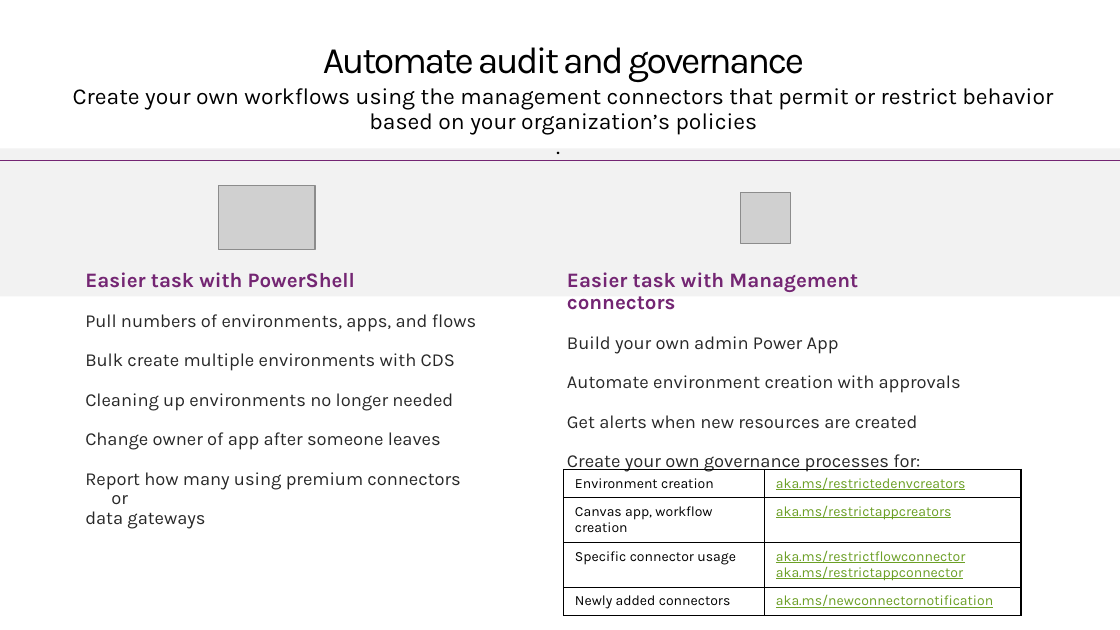
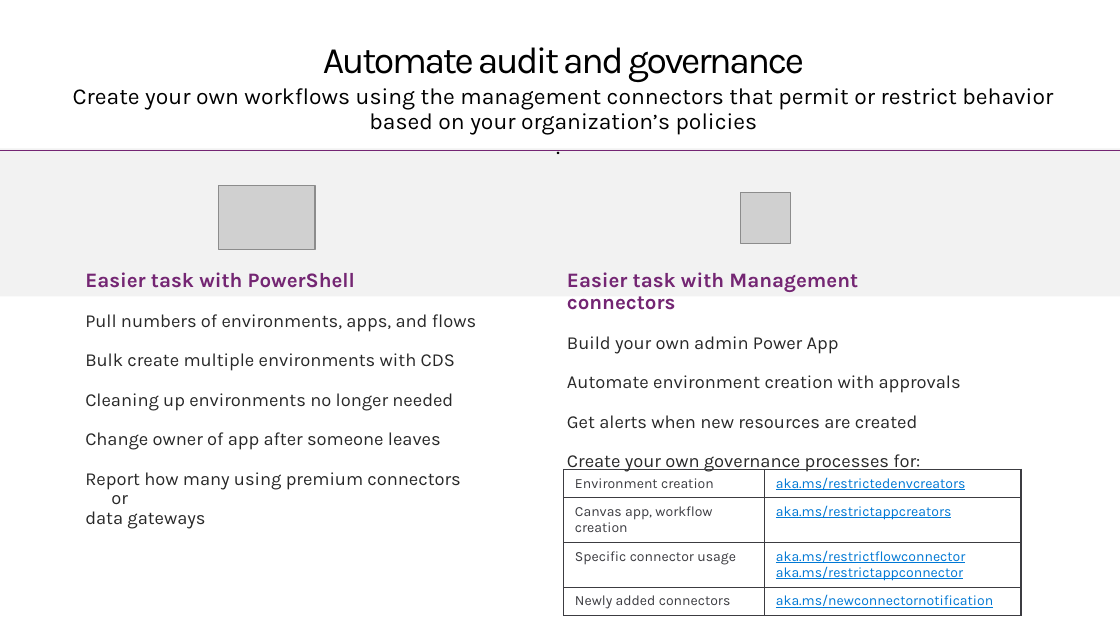
Before and after one commit to microsoft/powerapps-tools, a slide deck: slide 18 of Administration/AdminInADay/PPTs/03 Automation.pptx. Drawn at 1120x630 pixels with LibreOffice and Linux fonts; fonts in the diff are those of the drawing; grey boxes stand for pictures. Boxes give left, top, right and bottom in pixels: in the first picture for what was removed or moved away, otherwise in the second. Text is boxed around its words. In the diff, an @@ line names an element or a change of style, - is before the commit and + after.

```diff
--- a/Administration/AdminInADay/PPTs/03 Automation.pptx
+++ b/Administration/AdminInADay/PPTs/03 Automation.pptx
@@ line moved from (0, 160) - (1120, 160) to (0, 151) - (1120, 151) @@
@@ table at [563,469,1020,615] @@
@@ text colour #000000 to #3C3C41 in "Environment creation", "Canvas app, workflow creation", "Specific connector usage", "Newly added connectors" @@
@@ text colour #6B9F25 to #0078D4 in "aka.ms/restrictedenvcreators", "aka.ms/restrictappcreators", "aka.ms/restrictflowconnector", "aka.ms/restrictappconnector" and 1 more places @@
@@ borders changed @@
```
Also in this commit, not shown: 22 other slides changed, 2 slides added, 2 slides removed, 12 other files.
